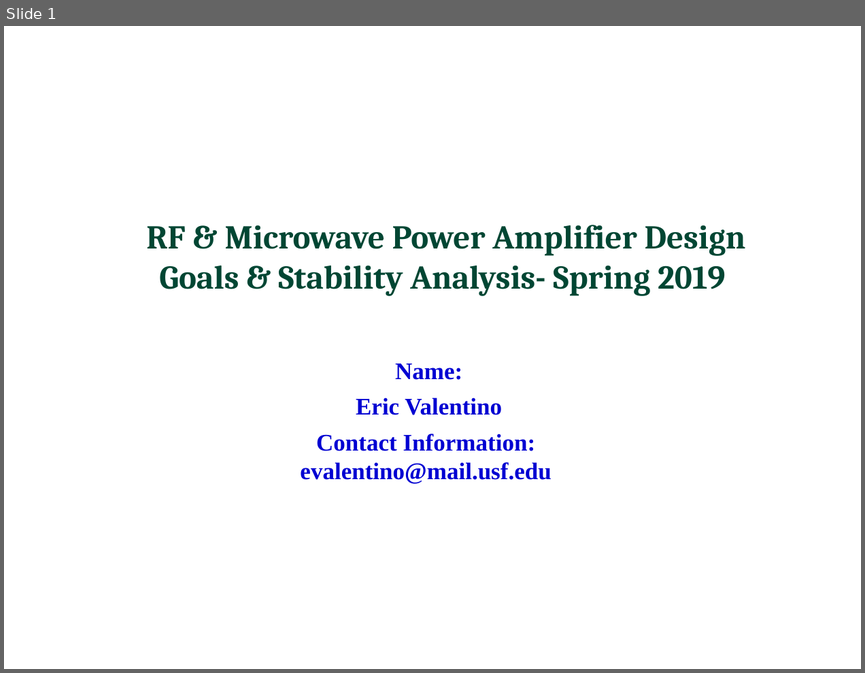
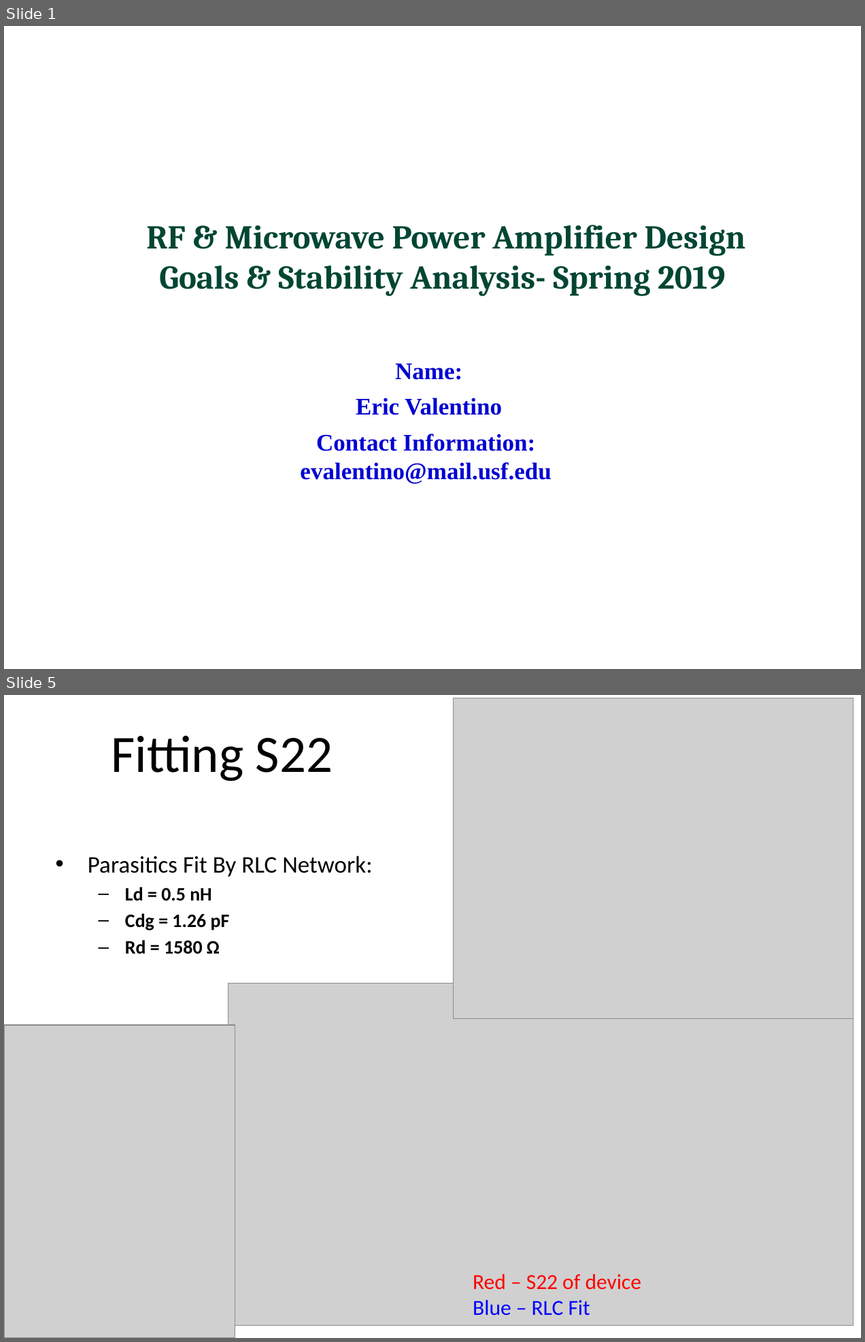
Before and after one commit to Gloamglozer/PA, a slide deck: PowerPoints/Valentino_Design_Goals_and_Calculations.pptx. Shown one above the other, each under a label of ours: slide 1 before the commit, slides 1 and 5 after it; the slides between them are not shown. The pictures are 865x673 and 865x1342 pixels, drawn with LibreOffice and Linux fonts; fonts in the diff are those of the drawing; grey boxes stand for pictures; background and template pictures are left out. Boxes give left, top, right and bottom in pixels: in the first picture for what was removed or moved away, otherwise in the second. Text is boxed around its words. In the diff, an @@ line names an element or a change of style, - is before the commit and + after.

```diff
--- a/PowerPoints/Valentino_Design_Goals_and_Calculations.pptx
+++ b/PowerPoints/Valentino_Design_Goals_and_Calculations.pptx
@@ slide 5 added at [4,695,861,1338], background #FFFFFF @@
@@ picture added at [453,698,853,1019] @@
@@ title added at [111,735,332,781], 44 pt, text #000000 @@
+Fitting S22
@@ text added at [88,855,372,954], 20 pt, text #000000 @@
+• Parasitics Fit By RLC Network:
+  – Ld = 0.5 nH
+  – Cdg = 1.26 pF
+  – Rd = 1580 Ω
@@ picture added at [228,983,853,1325] @@
@@ picture added at [4,1025,235,1338] @@
@@ text added at [473,1274,641,1315], 18 pt, text #FF0000 @@
+Red – S22 of device
+Blue – RLC Fit
```
Also in this commit, not shown: 1 slide changed, 3 other slides added, 1 slide removed.
